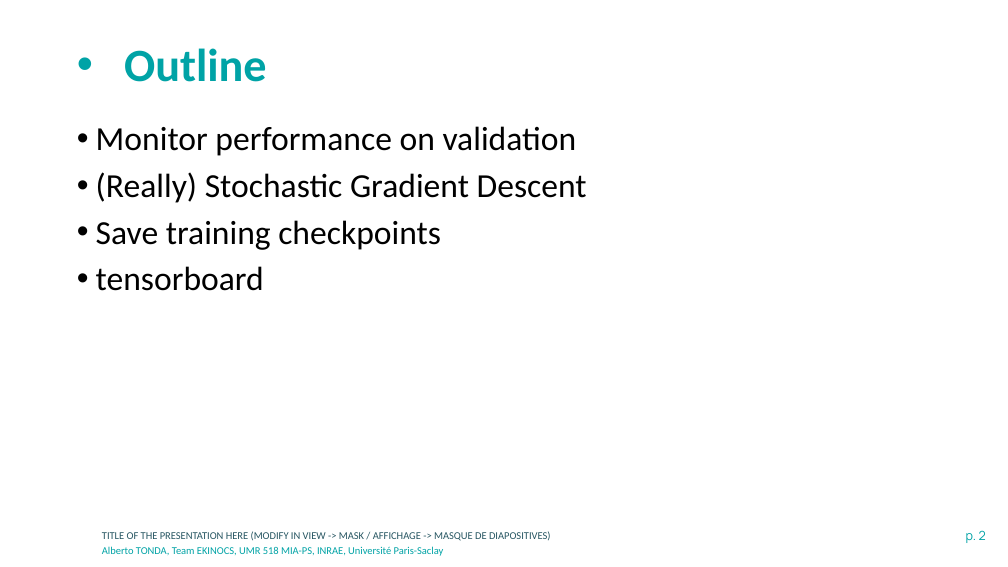
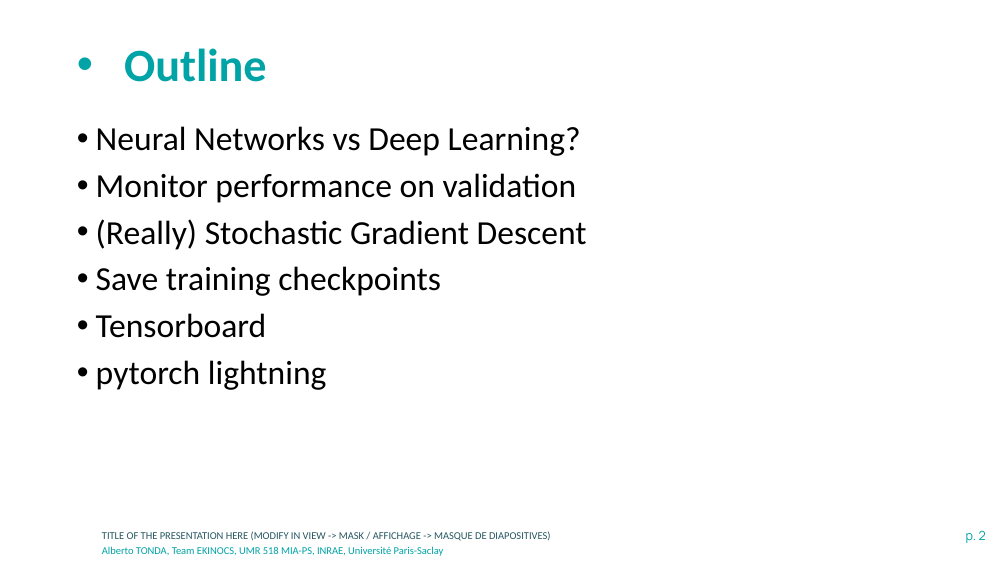
Before and after one commit to albertotonda/teaching, a slide deck: slide 2 of deep-learning-in-practice-with-pytorch/1-intermediate-pytorch.pptx. Drawn at 1008x567 pixels with LibreOffice and Linux fonts; fonts in the diff are those of the drawing; background and template pictures are left out. Boxes give left, top, right and bottom in pixels: in the first picture for what was removed or moved away, otherwise in the second. Text is boxed around its words. In the diff, an @@ line names an element or a change of style, - is before the commit and + after.

```diff
--- a/deep-learning-in-practice-with-pytorch/1-intermediate-pytorch.pptx
+++ b/deep-learning-in-practice-with-pytorch/1-intermediate-pytorch.pptx
@@ text at bbox=[96, 126, 581, 156]: paragraph added @@
+• Neural Networks vs Deep Learning?
@@ text at bbox=[96, 313, 327, 390]: text changed @@
-• tensorboard
+• Tensorboard
+• pytorch lightning
```
Also in this commit, not shown: 2 other slides changed, 1 slide added, 4 other files.
